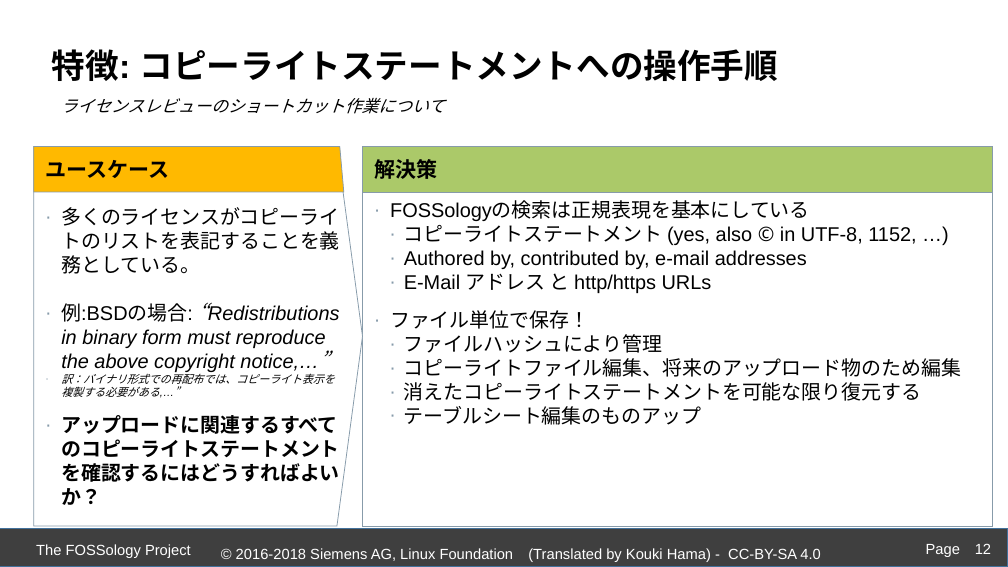
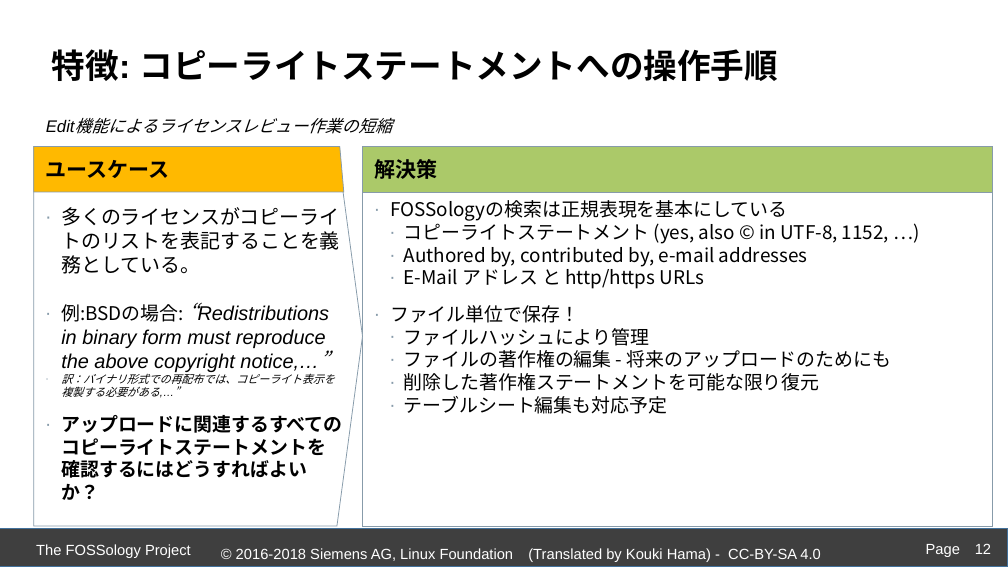
Before and after one commit to fossology/FOSSologySlides, a slide deck: slide 12 of Module-D-JPN-Acceleration-Features.pptx. Drawn at 1008x567 pixels with LibreOffice and Linux fonts; fonts in the diff are those of the drawing; background and template pictures are left out. Boxes give left, top, right and bottom in pixels: in the first picture for what was removed or moved away, otherwise in the second. Text is boxed around its words. In the diff, an @@ line names an element or a change of style, - is before the commit and + after.

```diff
--- a/Module-D-JPN-Acceleration-Features.pptx
+++ b/Module-D-JPN-Acceleration-Features.pptx
@@ text at box(61, 98, 445, 114): text changed @@
-ライセンスレビューのショートカット作業について
+Edit機能によるライセンスレビュー作業の短縮
@@ text in pentagon arrow at box(61, 207, 342, 500): font Arial to Noto Sans CJK JP in "多くのライセンスがコピーライトのリストを表記することを義務としている。", "例:BSDの場合:", "アップロードに関連するすべてのコピーライトステートメントを確認するにはどうすればよいか？"; size 19 to 18 pt in "例:BSDの場合:", "アップロードに関連するすべてのコピーライトステートメントを確認するにはどうすればよいか？" @@
@@ text in rectangle at box(390, 200, 889, 346): size 19 to 18 pt in "FOSSologyの検索は正規表現を基本にしている", "コピーライトステートメント (yes, also © in UTF-8, 1152, ...", "Authored by, contributed by, e-mail addresses", "E-Mail アドレス と http/https URLs" and 2 more places; font Arial to Noto Sans CJK JP in "FOSSologyの検索は正規表現を基本にしている", "コピーライトステートメント (yes, also in UTF-8, 1152, …)", "Authored by, contributed by, e-mail addresses", "E-Mail アドレス と http/https URLs" and 2 more places; font Open Sans to Noto Sans CJK JP in "©" @@
@@ text in rectangle at box(404, 350, 892, 414): text changed; size 19 to 18 pt; font Arial to Noto Sans CJK JP @@
-    ∙ コピーライトファイル編集、将来のアップロード物のため編集
-    ∙ 消えたコピーライトステートメントを可能な限り復元する
-    ∙ テーブルシート編集のものアップ
+    ∙ ファイルの著作権の編集 - 将来のアップロードのためにも
+    ∙ 削除した著作権ステートメントを可能な限り復元
+    ∙ テーブルシート編集も対応予定
```
Also in this commit, not shown: 15 other slides changed.
